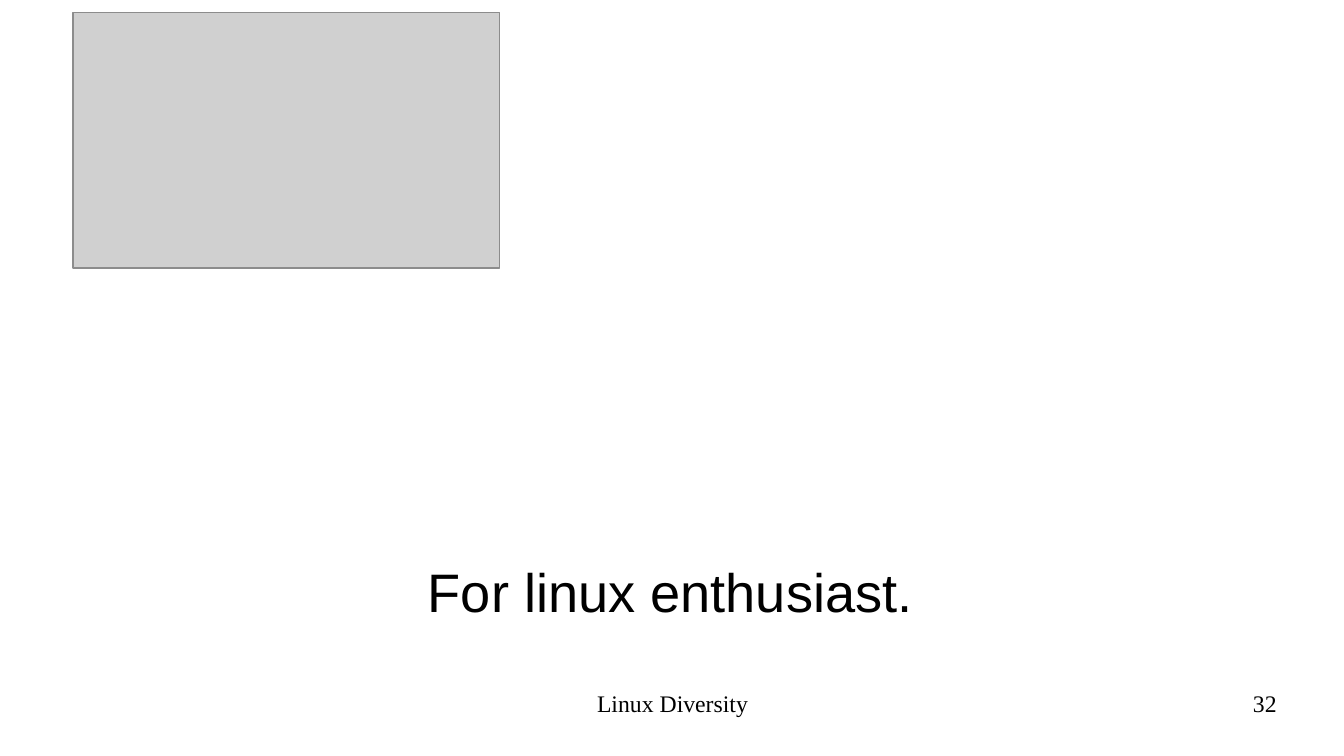
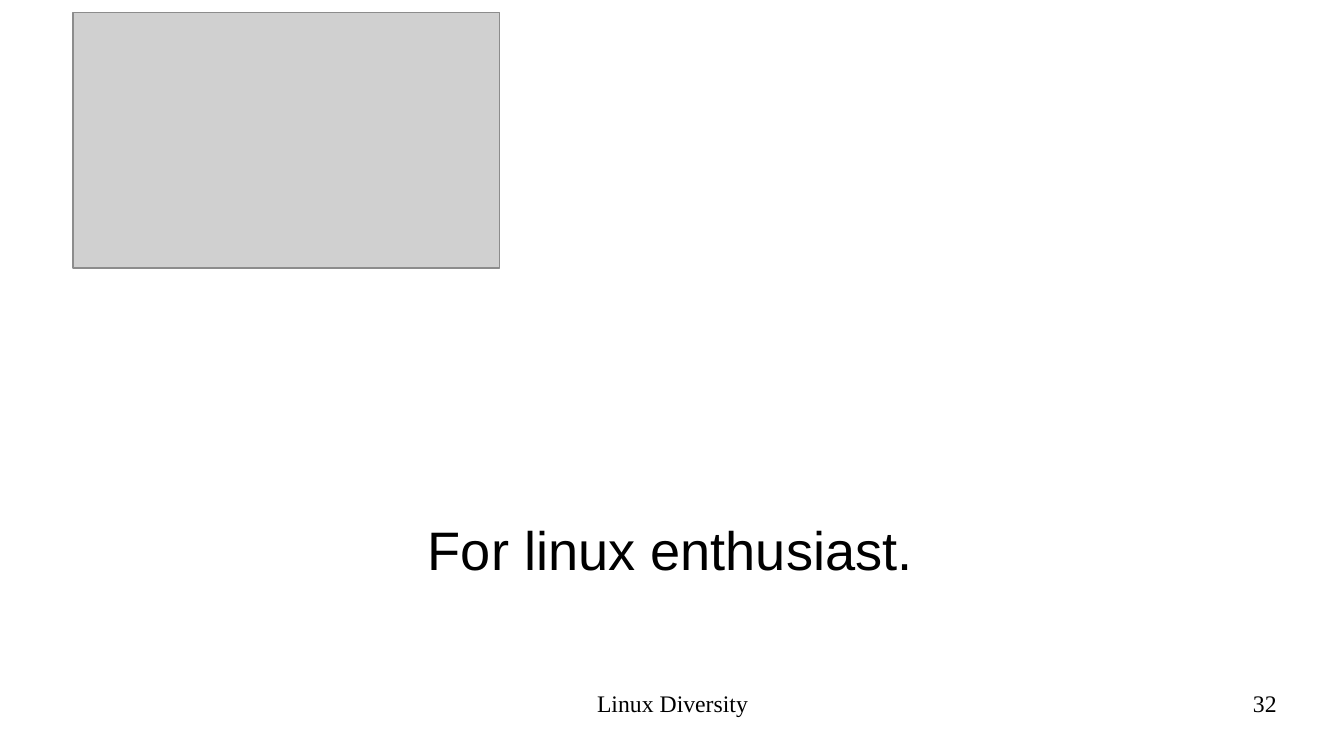
Before and after one commit to epsi-rns/epsi-rns.github.io, a slide deck: slide 32 of assets/posts/system/2020/02/presentation-linux-diversity.odp. Drawn at 1344x756 pixels with LibreOffice and Linux fonts; fonts in the diff are those of the drawing; grey boxes stand for pictures; background and template pictures are left out. Boxes give left, top, right and bottom in pixels: in the first picture for what was removed or moved away, otherwise in the second. Text is boxed around its words. In the diff, an @@ line names an element or a change of style, - is before the commit and + after.

Commit message:
presentation: Linux Diversity: PDF Version

```diff
--- a/assets/posts/system/2020/02/presentation-linux-diversity.odp
+++ b/assets/posts/system/2020/02/presentation-linux-diversity.odp
@@ subtitle "For linux enthusiast.": place and size @@
-subtitle "For linux enthusiast." at <box>428,572,913,613</box>
+subtitle "For linux enthusiast." at <box>428,530,913,571</box>
```
Also in this commit, not shown: 14 other slides changed, 1 other file.
